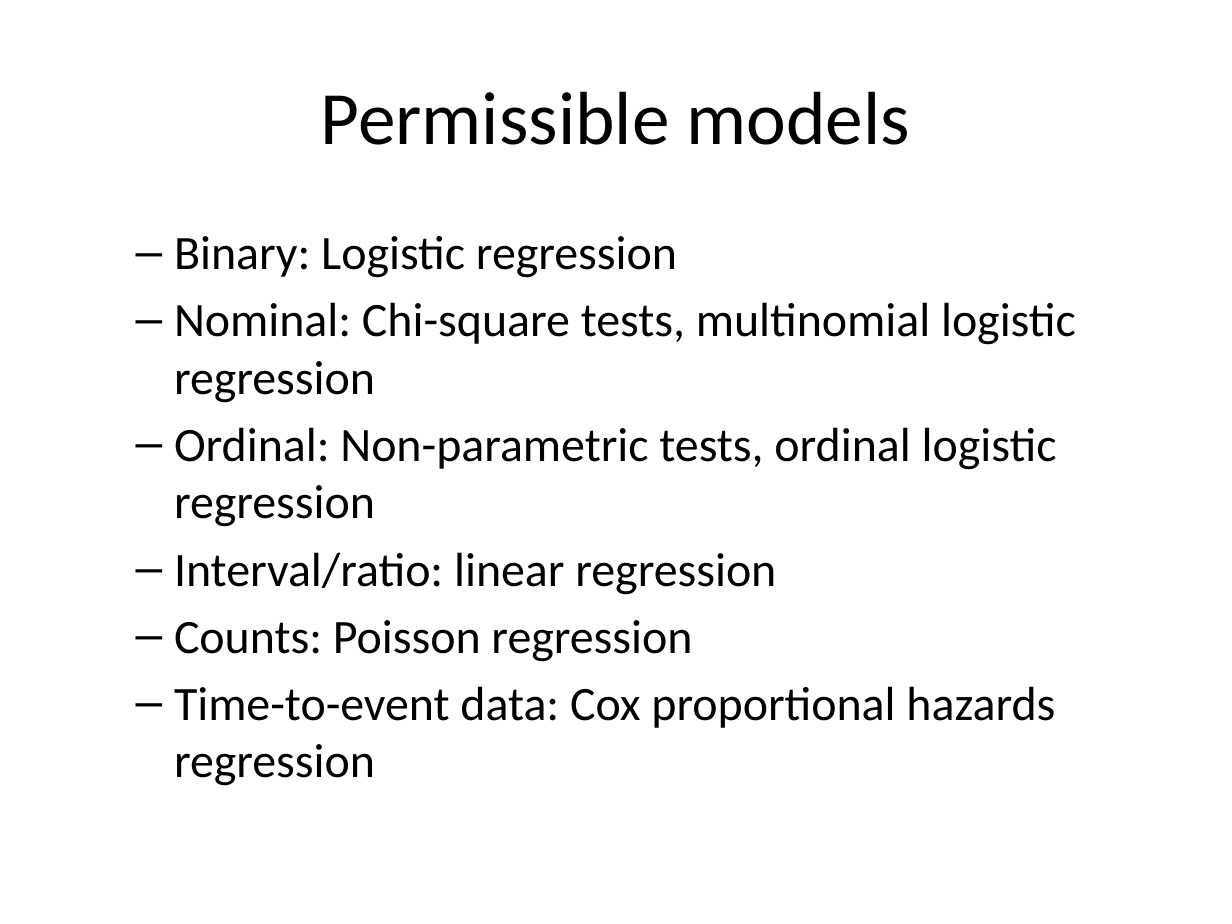
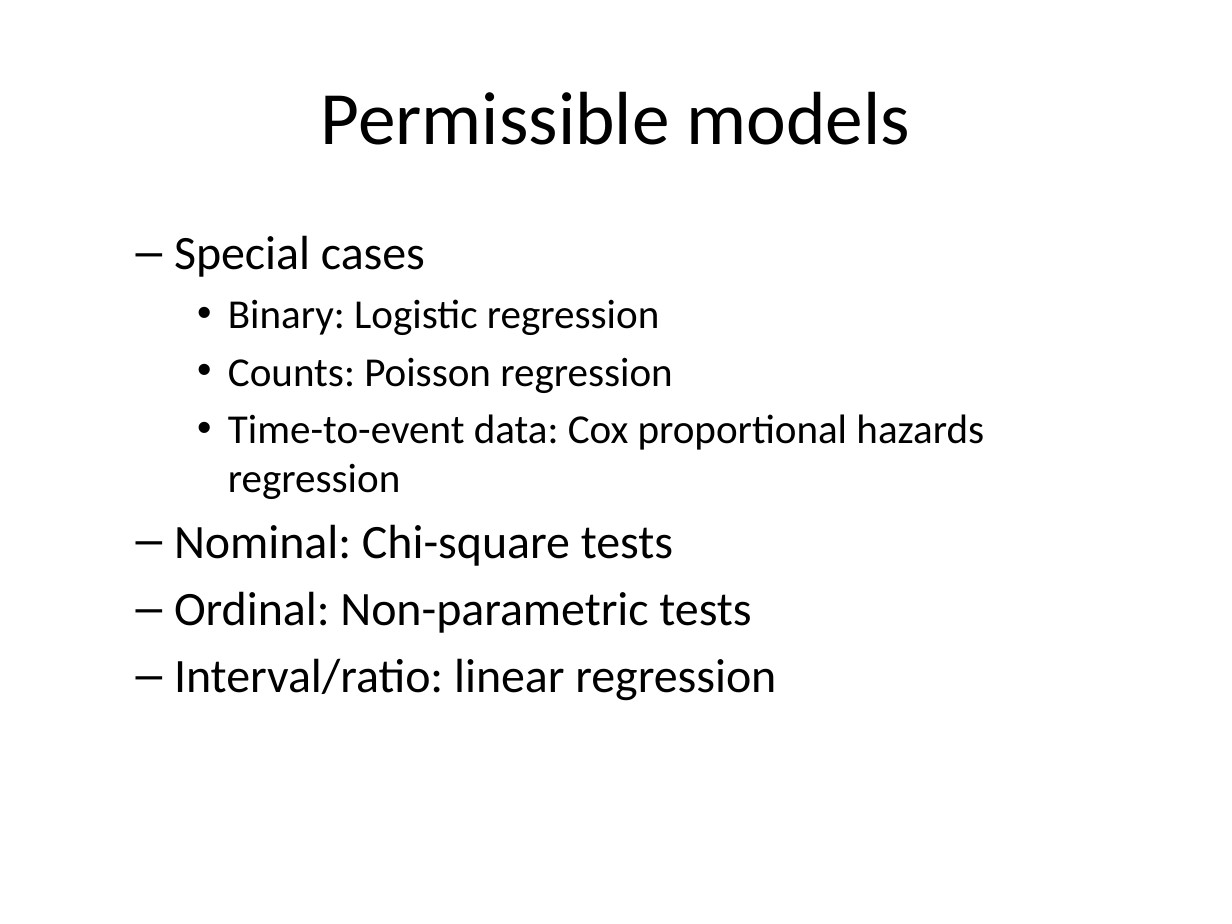
Before and after one commit to classes-medb/5510, a slide deck: slide 63 of src/video-12-hypothesis-testing.pptx (slide 68 before the commit). Drawn at 1232x924 pixels with LibreOffice and Linux fonts; fonts in the diff are those of the drawing. Boxes give left, top, right and bottom in pixels: in the first picture for what was removed or moved away, otherwise in the second. Text is boxed around its words. In the diff, an @@ line names an element or a change of style, - is before the commit and + after.

```diff
--- a/src/video-12-hypothesis-testing.pptx
+++ b/src/video-12-hypothesis-testing.pptx
@@ text at bbox=[174, 235, 425, 277]: paragraph added @@
+  – Special cases
@@ text at bbox=[228, 299, 984, 499]: size 28 to 24 pt in "Binary: Logistic regression", "Counts: Poisson regression", "Time-to-event data: Cox proportional hazards regression"; bullet – to •; list level 2 to 3 in "Binary: Logistic regression"; list level 2 to 3 in "Counts: Poisson regression"; list level 2 to 3 in "Time-to-event data: Cox proportional hazards ..." @@
@@ text at bbox=[174, 302, 1076, 595]: paragraphs removed @@
-  – Nominal: Chi-square tests, multinomial logistic regression
-  – Ordinal: Non-parametric tests, ordinal logistic regression
-  – Interval/ratio: linear regression
@@ text at bbox=[174, 524, 776, 701]: paragraphs added @@
+  – Nominal: Chi-square tests
+  – Ordinal: Non-parametric tests
+  – Interval/ratio: linear regression
```
Also in this commit, not shown: 18 other slides changed, 10 slides added, 19 slides removed, 5 other files.
